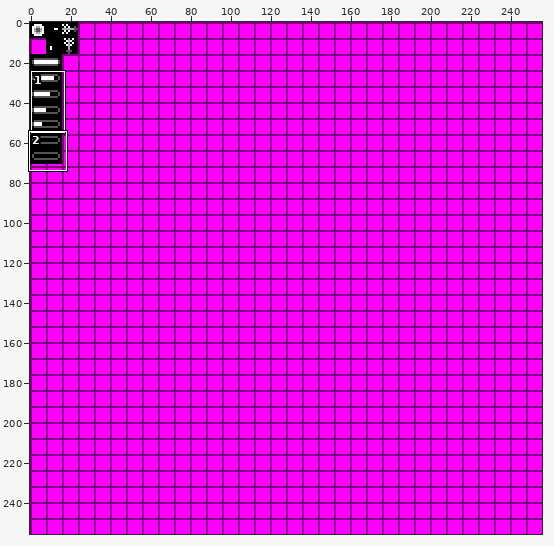
Two states of a sprite sheet, res/Tiles/particle_sheet.png. Above: a wide view before the commit, with the close-up outlined.
Close-up. Earlier state:
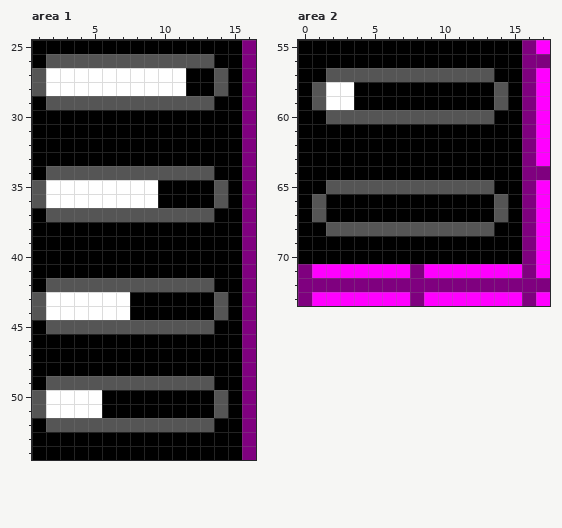
The file is 256x256 pixels. Shown: area 1: x 1..16, y 25..54; area 2: x 0..17, y 55..73. The commit also changed other parts of the picture, which this record leaves out.
New version:
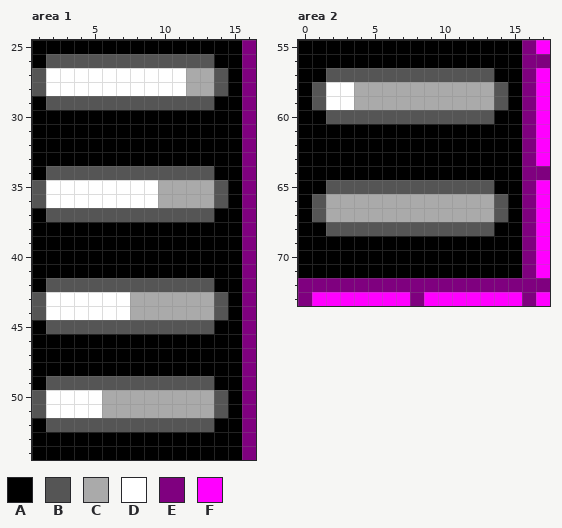
Palette (. is transparent): A #000000  B #555555  C #aaaaaa  D #ffffff  E #7f007f  F #ff00ff
Edits made:
Area 1:
y 27..28: x 12..13 AA -> CC
y 35..36: x 10..13 AAAA -> CCCC
y 43..44: x 8..13 AAAAAA -> CCCCCC
y 50..51: x 6..13 AAAAAAAA -> CCCCCCCC
Area 2:
y 58..59: x 4..13 AAAAAAAAAA -> CCCCCCCCCC
y 66..67: x 2..13 AAAAAAAAAAAA -> CCCCCCCCCCCC
y 71: x 0..15 EFFFFFFFEFFFFFFF -> AAAAAAAAAAAAAAAA
